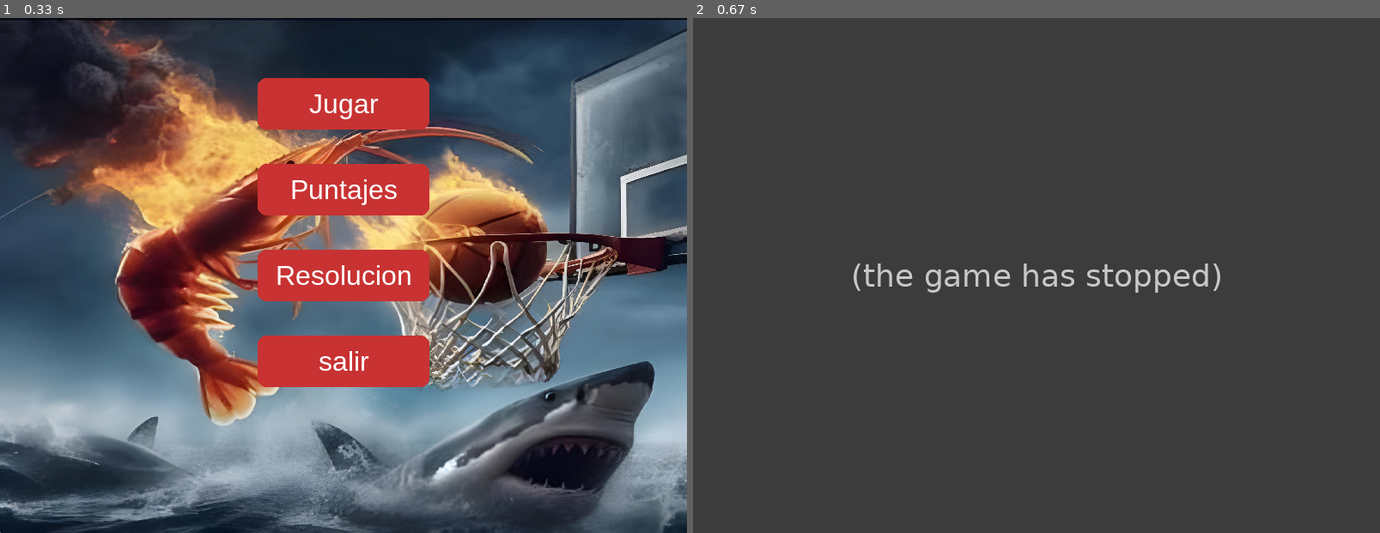
Above: before the commit, frames 1-2 (left to right).
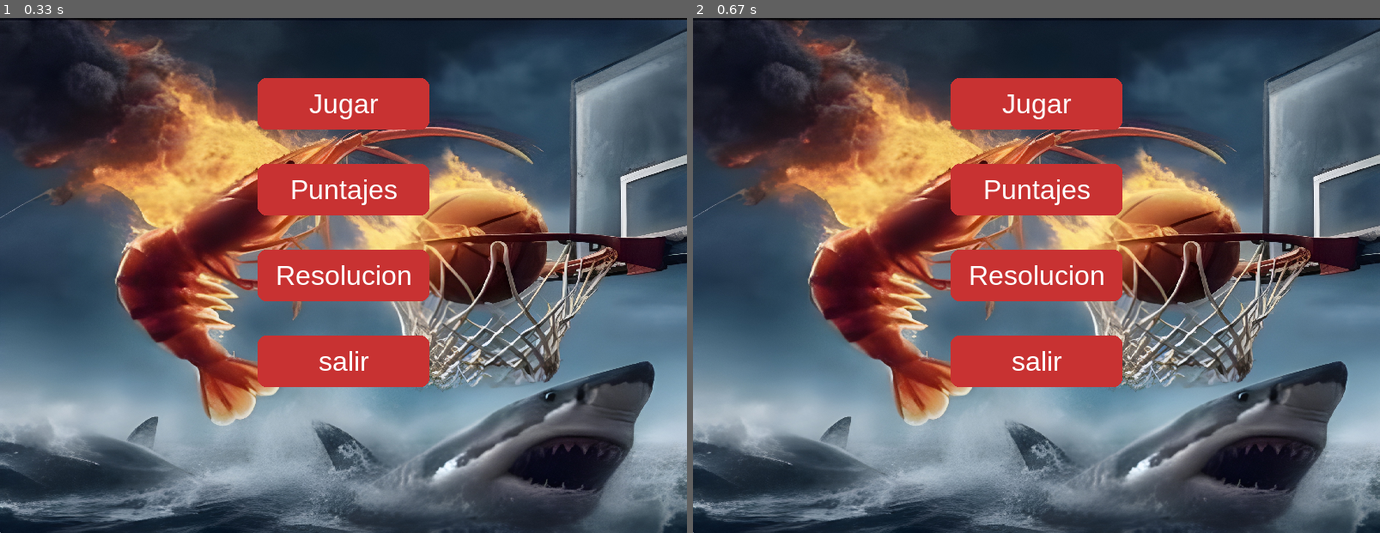
Above: after the commit, the same moments.

Repository: azulejo1237/Match3-Pygame-311
Game: pygame game, started from menu_principal.py
Same seed, same stepped clock (60 frames per second), same inputs: the game is played once before the commit and once after it.
Inputs:
- Up to frame 1 (0.33 s): no input
- Up to frame 2 (0.67 s): click "salir" at 0.38 s

Frame 1 is identical in both runs. In frame 2, 89% of the frame differs, in the area x 0-100%, y 0-100%.
Before the commit the program exited at 0.4 s; later frames show no game.

Commit message:
cambio del nombre de menu a menu principal

Diff:
--- a/menu.py
+++ b/menu_principal.py
@@ -1,15 +1,10 @@
 import pygame
 from contantes import *
-
-#Banderas
-corriendo = True
-bandera_pantalla = "Principal"
 
 pygame.init()
 
 # Creo la ventana del juego
 ventana_menu_principa = pygame.display.set_mode(tamaño_pantalla)
-ventana_menu_puntaje = pygame.display.set_mode(tamaño_pantalla)
 # Titulo de la ventana
 pygame.display.set_caption("Candy Crush si fuera bueno")
 # Carga la imagen
@@ -60,50 +55,32 @@
 # Sonido del boton al salir
 sonido_click = pygame.mixer.Sound("assets/sonidos/bumper.mp3")
 
-while corriendo == True:
-    if bandera_pantalla == "Principal":
-        for evento in pygame.event.get():
-            if evento.type == pygame.QUIT:
-                corriendo = False
-            if evento.type == pygame.MOUSEBUTTONDOWN:
-                if boton_salir_main.collidepoint(evento.pos):
-                    sonido_click.play()
-                    corriendo = False
-                elif boton_jugar.collidepoint(evento.pos):
-                    sonido_click.play()
-                    bandera_pantalla = "Juego"
-                elif boton_resolucion.collidepoint(evento.pos):
-                    sonido_click.play()
-                elif boton_puntajes.collidepoint(evento.pos):
-                    sonido_click.play()
-                    bandera_pantalla = "Puntajes"
-        ventana_menu_principa.blit(fondo_menu_principal_img, (0,0))
-            # Dibuja la imagen de fondo
+while True:
+    for evento in pygame.event.get():
+        if evento.type == pygame.QUIT:
+            pygame.quit()
+            quit()
+        if evento.type == pygame.MOUSEBUTTONDOWN:
+            if boton_salir_main.collidepoint(evento.pos):
+                sonido_click.play()
+                pygame.time.delay(700)
+                pygame.quit()
+                quit()
 
+    # Dibuja la imagen de fondo
+    ventana_menu_principa.blit(fondo_menu_principal_img, (0,0))
 
-        # Dibuja el boton
-        pygame.draw.rect(ventana_menu_principa, Color_BOTON, boton_jugar, border_radius = 10)
-        pygame.draw.rect(ventana_menu_principa, Color_BOTON, boton_puntajes, border_radius = 10)
-        pygame.draw.rect(ventana_menu_principa, Color_BOTON, boton_resolucion, border_radius = 10)
-        pygame.draw.rect(ventana_menu_principa, Color_BOTON, boton_salir_main, border_radius = 10)
+    # Dibuja el boton
+    pygame.draw.rect(ventana_menu_principa, Color_BOTON, boton_jugar, border_radius = 10)
+    pygame.draw.rect(ventana_menu_principa, Color_BOTON, boton_puntajes, border_radius = 10)
+    pygame.draw.rect(ventana_menu_principa, Color_BOTON, boton_resolucion, border_radius = 10)
+    pygame.draw.rect(ventana_menu_principa, Color_BOTON, boton_salir_main, border_radius = 10)
 
-        # Dibuja el texto del boton
-        ventana_menu_principa.blit(texto_jugar_boton, texto_jugar_rect)
-        ventana_menu_principa.blit(texto_puntajes_boton, texto_puntajes_rect)
-        ventana_menu_principa.blit(texto_resolucion_boton, texto_resolucion_rect)
-        ventana_menu_principa.blit(texto_salir_main_boton, texto_salir_main_rect)
-
-
-
-    elif bandera_pantalla == "Puntajes":
-        for evento in pygame.event.get():
-            if evento.type == pygame.QUIT:
-                corriendo = False
-        ventana_menu_puntaje.fill(Color_BOTON)
-
-
-
-
+    # Dibuja el texto del boton
+    ventana_menu_principa.blit(texto_jugar_boton, texto_jugar_rect)
+    ventana_menu_principa.blit(texto_puntajes_boton, texto_puntajes_rect)
+    ventana_menu_principa.blit(texto_resolucion_boton, texto_resolucion_rect)
+    ventana_menu_principa.blit(texto_salir_main_boton, texto_salir_main_rect)
 
     # Actualiza la pantalla
     pygame.display.flip()
